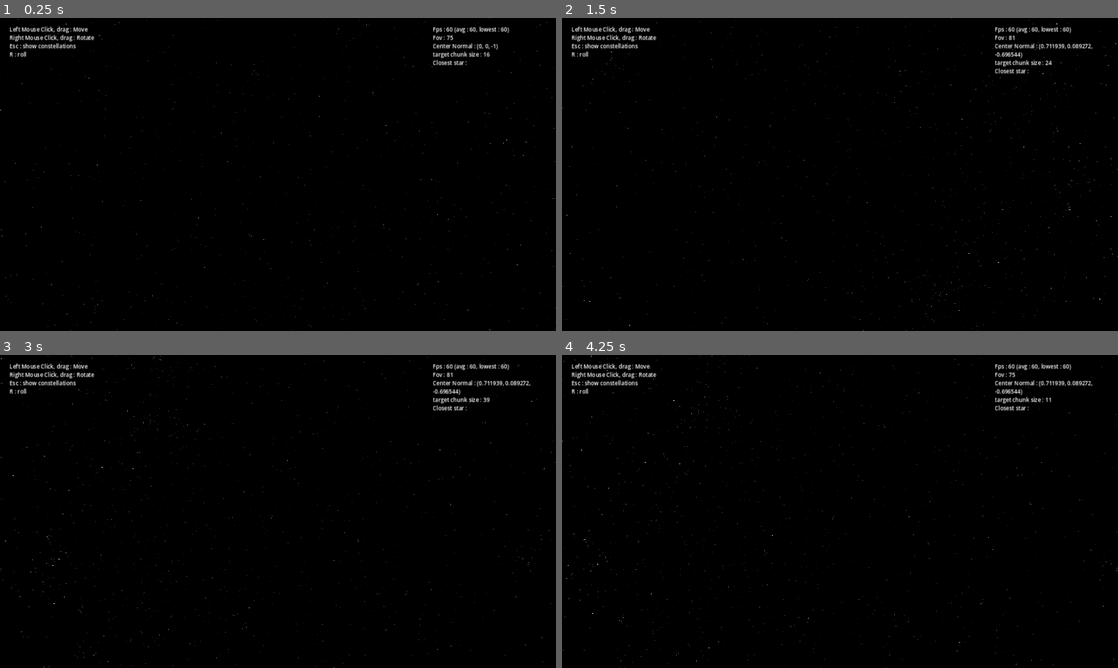
Above: before the commit, frames 1-4 (two rows, left to right).
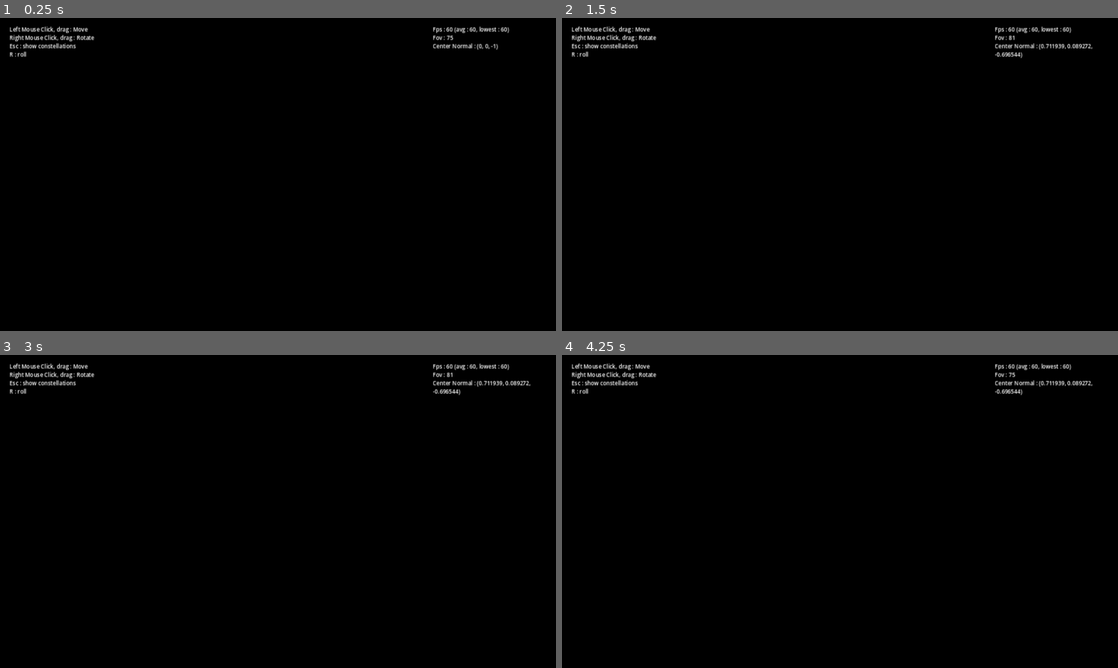
Above: after the commit, the same moments.

Repository: WanderingPenwing/StarGazer
Game: Godot game, scene res://scenes/stellarium.tscn
The game is run twice, just before and just after one commit, with the same random seed, the same clock (stepped at 60 frames per second) and the same inputs.
Inputs (mouse positions are in pixels of both pictures, inside the frame that each line leads up to):
- Up to frame 1 (0.25 s): no input
- Up to frame 2 (1.5 s): tap Enter (ui_accept) at 0.5, 0.77, 1.25 s; move the mouse to (962, 158) at 0.52 s; press the mouse at (962, 158) at 0.53 s; hold Up (ui_up) 0.53-1.28 s; move the mouse to (728, 190) at 1.27 s; release the mouse at (728, 190) at 1.28 s; hold Down (ui_down) from 1.28 s (still down); tap Mouse wheel down (dezoom) at 1.35 s
- Up to frame 3 (3 s): tap Enter (ui_accept) at 1.52, 2, 2.75 s; move the mouse to (333, 442) at 2.02 s; release Down (ui_down) at 2.03 s; hold Right mouse button (r_click) 2.03-2.78 s; hold Up (ui_up) from 2.03 s (still down); move the mouse to (250, 574) at 2.77 s; tap R (roll) at 2.85 s
- Up to frame 4 (4.25 s): tap Enter (ui_accept) at 3.02, 3.5, 3.77 s; move the mouse to (1006, 558) at 3.52 s; release Up (ui_up) at 3.53 s; hold Down (ui_down) from 3.53 s (still down); tap Mouse wheel up (zoom) at 3.6 s

The runs differ from the first frame. In frame 1, 0.4% of the frame differs, in the area x 0-100%, y 0-100%; in frame 2, 0.4%; in frame 3, 0.5%; in frame 4, 0.5%.

Commit message:
test optimization

Diff:
--- a/scripts/static/camera.gd
+++ b/scripts/static/camera.gd
@@ -63,14 +63,14 @@
 
 	Ui.print_text("Left Mouse Click, drag : Move", 0)
 
-	if target :
-		var closest = FetchInfo.fetch_star(target)
-
-		if not closest :
-			Ui.print_debug_info("Closest star : None ", 4)
-		else :
-			Ui.print_debug_info("Closest star : " + closest.designation, 4)
-
+#	if target :
+#		var closest = FetchInfo.fetch_star(target)
+#
+#		if not closest :
+#			Ui.print_debug_info("Closest star : None ", 4)
+#		else :
+#			Ui.print_debug_info("Closest star : " + closest.designation, 4)
+#
 	if Input.is_action_just_pressed("click") :
 		last_target = target
 
--- a/scripts/static/stars.gd
+++ b/scripts/static/stars.gd
@@ -44,39 +44,39 @@
 		child.queue_free()
 
 	var progress = 0
-
-	for star_data in Stars :
-		progress += 1
-		if progress % 1000 == 0 :
-			print("Loading... ", str(round(100.0*progress/len(Stars))), " %")
-
-		if not star_data :
-			continue
-
-		var star = STAR.instantiate()
-		add_child(star)
-
-		star.global_position = cartesian_from_text(star_data["RA"], star_data["Dec"])
-		var m = star.mesh.get_active_material(0).duplicate()
-		m.set_shader_parameter("mag", float(star_data["V"]))
-		star.mesh.set_surface_override_material(0, m)
-
-		if star_data.has("N") :
-			star.designation = star_data["N"]
-		if star_data.has("C") :
-			star.constellation = star_data["C"]
-			star.add_to_group(star_data["C"])
-
-		var key = str(round(star.global_position * Infos.PRECISION / RADIUS))
-
-		if Infos.Partition.has(key) :
-			Infos.Partition[key].append(star)
-		else :
-			Infos.Partition.merge({key : [star]})
+#
+#	for star_data in Stars :
+#		progress += 1
+#		if progress % 1000 == 0 :
+#			print("Loading... ", str(round(100.0*progress/len(Stars))), " %")
+#
+#		if not star_data :
+#			continue
+#
+#		var star = STAR.instantiate()
+#		add_child(star)
+#
+#		star.global_position = cartesian_from_text(star_data["RA"], star_data["Dec"])
+#		var m = star.mesh.get_active_material(0).duplicate()
+#		m.set_shader_parameter("mag", float(star_data["V"]))
+#		star.mesh.set_surface_override_material(0, m)
+#
+#		if star_data.has("N") :
+#			star.designation = star_data["N"]
+#		if star_data.has("C") :
+#			star.constellation = star_data["C"]
+#			star.add_to_group(star_data["C"])
+#
+#		var key = str(round(star.global_position * Infos.PRECISION / RADIUS))
+#
+#		if Infos.Partition.has(key) :
+#			Infos.Partition[key].append(star)
+#		else :
+#			Infos.Partition.merge({key : [star]})
 
 	print("Partitions : ", len(Infos.Partition))
-	@warning_ignore("integer_division")
-	print("Stars per Partition : ", len(Stars)/len(Infos.Partition))
+#	@warning_ignore("integer_division")
+#	print("Stars per Partition : ", len(Stars)/len(Infos.Partition))
 
 
 
